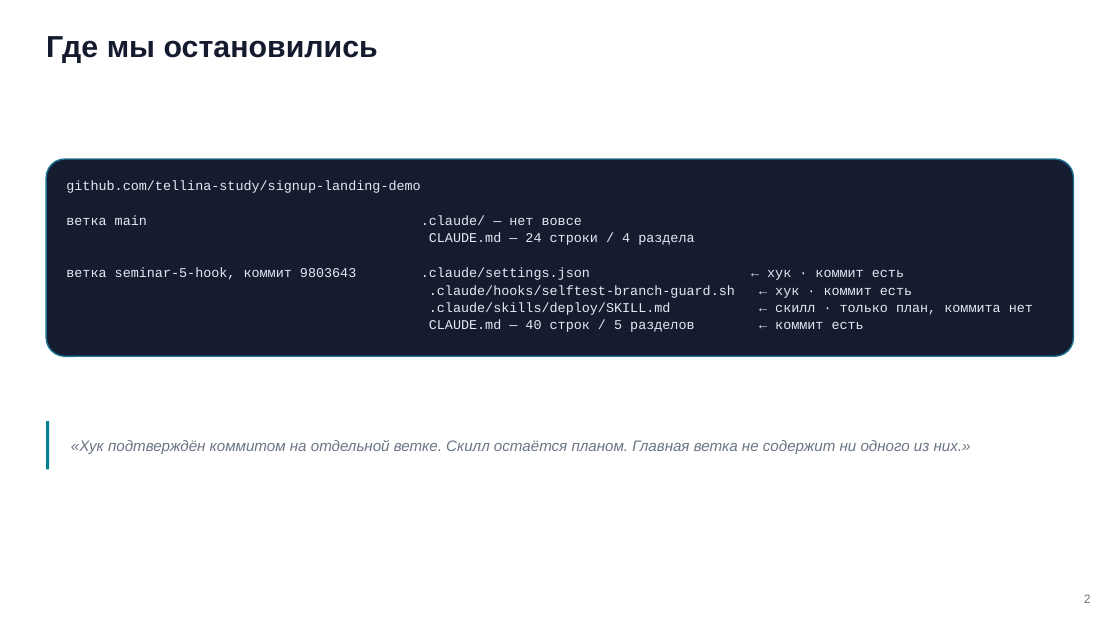
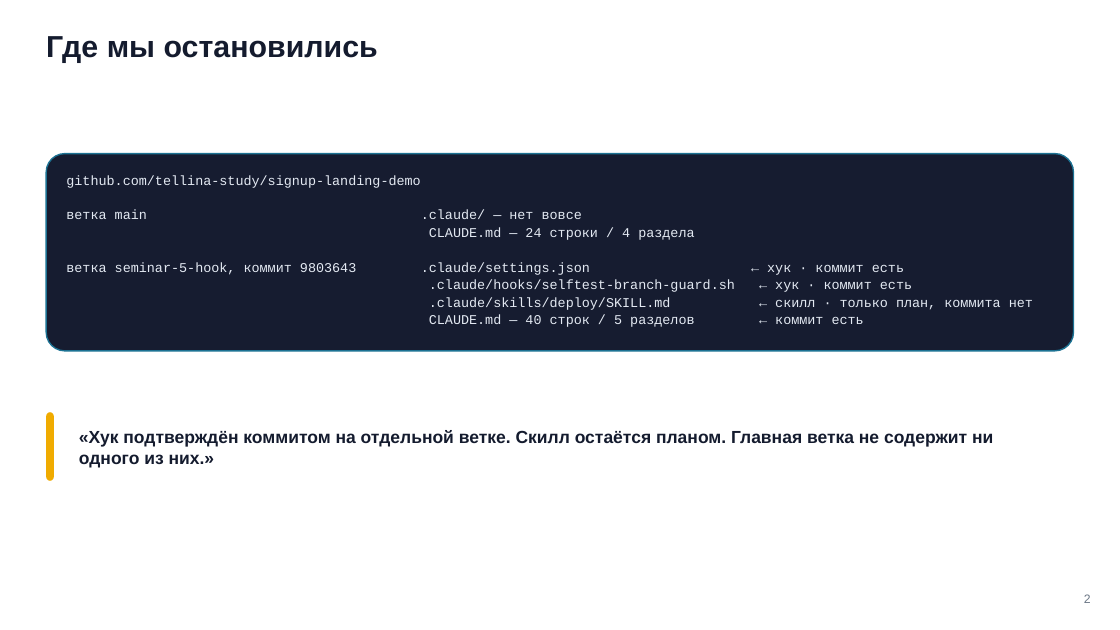
Before and after one commit to tellina-study/AI-usage-lessons, a slide deck: slide 2 of library/seminars/sem-06/rendered/sem-06.pptx. Drawn at 1120x630 pixels with LibreOffice and Linux fonts; fonts in the diff are those of the drawing. Boxes give left, top, right and bottom in pixels: in the first picture for what was removed or moved away, otherwise in the second. Text is boxed around its words. In the diff, an @@ line names an element or a change of style, - is before the commit and + after.

```diff
--- a/library/seminars/sem-06/rendered/sem-06.pptx
+++ b/library/seminars/sem-06/rendered/sem-06.pptx
@@ rounded rectangle: place and size @@
-rounded rectangle at box(46, 159, 1074, 356)
+rounded rectangle at box(46, 154, 1074, 351)
@@ text "github.com/tellina-study/signup-landing-demo": place and size @@
-text "github.com/tellina-study/signup-landing-demo" at box(66, 180, 904, 332)
+text "github.com/tellina-study/signup-landing-demo" at box(66, 175, 904, 327)
@@ rounded rectangle: place and size @@
-rounded rectangle at box(46, 421, 50, 469)
+rounded rectangle at box(46, 413, 54, 481)
@@ rounded rectangle at box(46, 413, 54, 481): rectangle to rounded rectangle; fill #028090 to #F0AB00 @@
@@ text "«Хук подтверждён коммитом на отдельной ...": place and size @@
-text "«Хук подтверждён коммитом на отдельной ..." at box(71, 440, 971, 454)
+text "«Хук подтверждён коммитом на отдельной ..." at box(79, 430, 993, 468)
@@ text "«Хук подтверждён коммитом на отдельной ..." at box(79, 430, 993, 468): size 13 to 15 pt, text colour #6B7685 to #141B2E, bold on, italic off; line spacing 16.4pt to 18.6pt @@
```
Also in this commit, not shown: 17 other slides changed, 19 other files.
